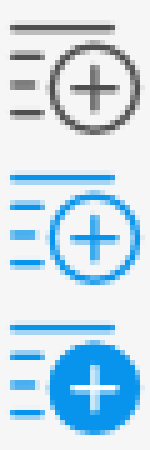
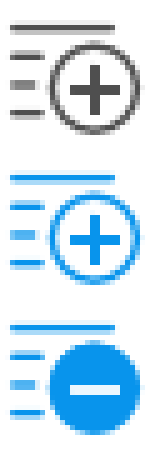
Layered file, before and after one edit (150×450). Changes by layer:
added layer "图层 3 副本 3" above "图层 3 副本 2" over (70, 65, 120, 115)
added layer "图层 3 副本 2" above "图层 3" over (70, 215, 120, 265)
"图层 3": opacity 100% → 92%, painted on it over (70, 360, 120, 415)
hid "图层 1" over (0, 0, 150, 450)
